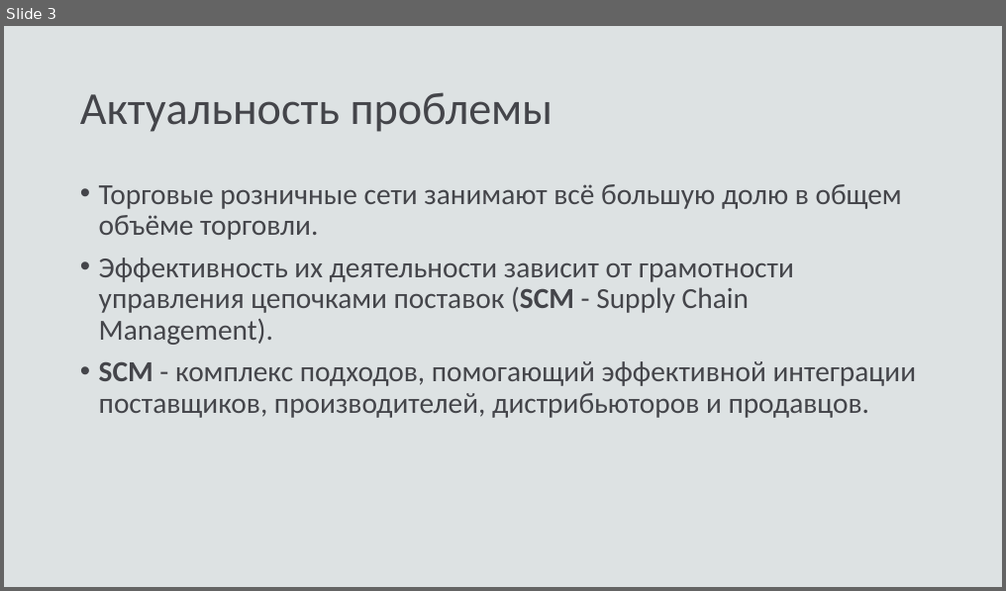
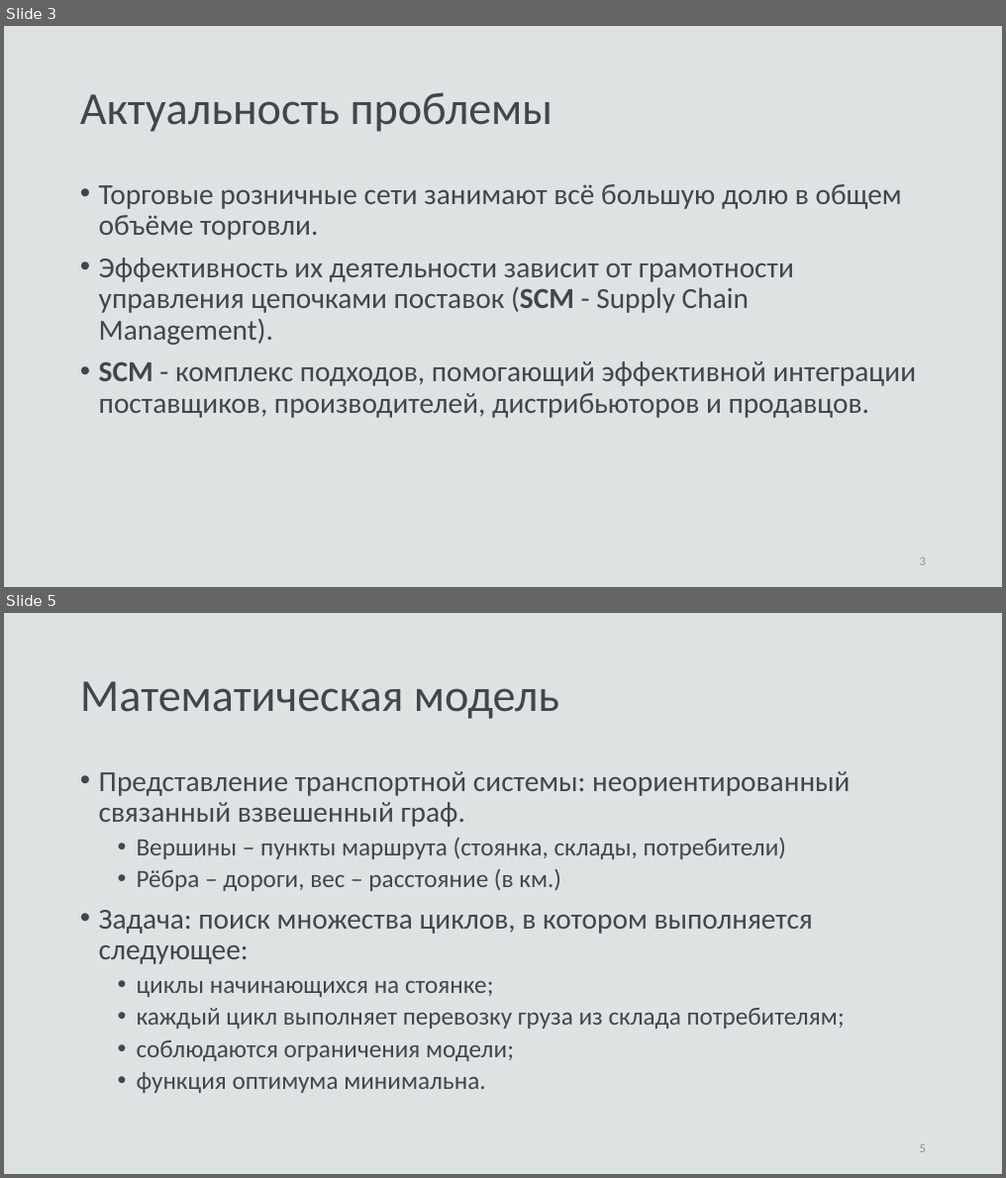
Before and after one commit to fairay/BachelorDiploma, a slide deck: presentation.pptx. Shown one above the other, each under a label of ours: slide 3 before the commit, slides 3 and 5 after it; the slides between them are not shown. The pictures are 1006x591 and 1006x1178 pixels, drawn with LibreOffice and Linux fonts; fonts in the diff are those of the drawing. Boxes give left, top, right and bottom in pixels: in the first picture for what was removed or moved away, otherwise in the second. Text is boxed around its words. In the diff, an @@ line names an element or a change of style, - is before the commit and + after.

```diff
--- a/presentation.pptx
+++ b/presentation.pptx
@@ slide 5 added at (x1=4, y1=613, x2=1002, y2=1174), background #DDE2E3 @@
@@ title added at (x1=80, y1=681, x2=559, y2=719), 44 pt, text #44454A @@
+Математическая модель
@@ text added at (x1=99, y1=771, x2=850, y2=1093), 24 pt, text #44454A @@
+• Представление транспортной системы: неориентированный связанный взвешенный граф.
+  • Вершины – пункты маршрута (стоянка, склады, потребители)
+  • Рёбра – дороги, вес – расстояние (в км.)
+• Задача: поиск множества циклов, в котором выполняется следующее:
+  • ‌циклы начинающихся на стоянке;
+  • каждый цикл выполняет перевозку груза из склада потребителям;
+  • соблюдаются ограничения модели;
+  • функция оптимума минимальна.
@@ page number added at (x1=920, y1=1145, x2=926, y2=1153), 12 pt, text #949496 @@
+5
@@ slide 3 changed as well @@
@@ page number added at (x1=920, y1=558, x2=926, y2=566), 12 pt, text #949496 @@
+3
```
Also in this commit, not shown: 2 other slides changed, 13 other slides added, 6 slides removed, 31 other files.
